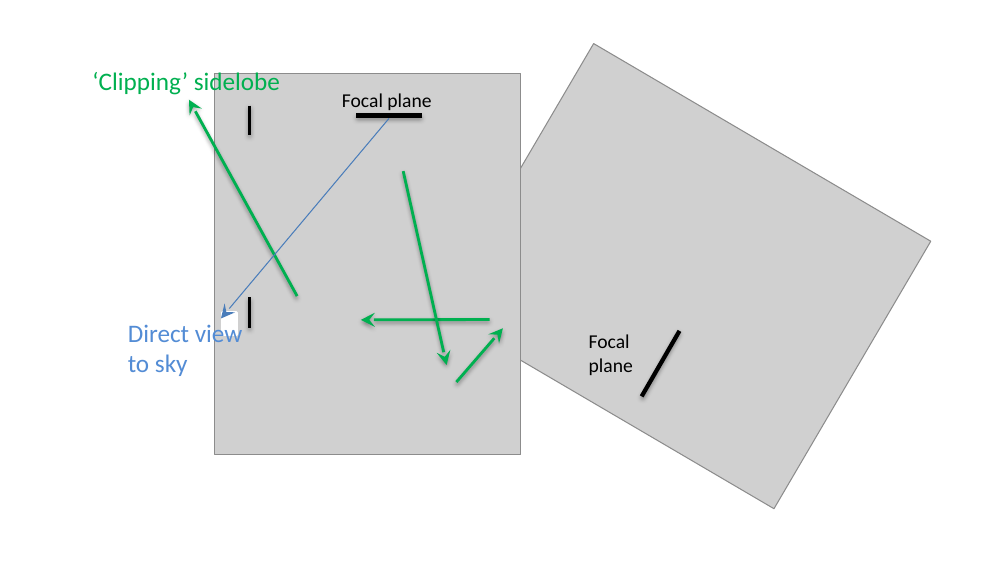
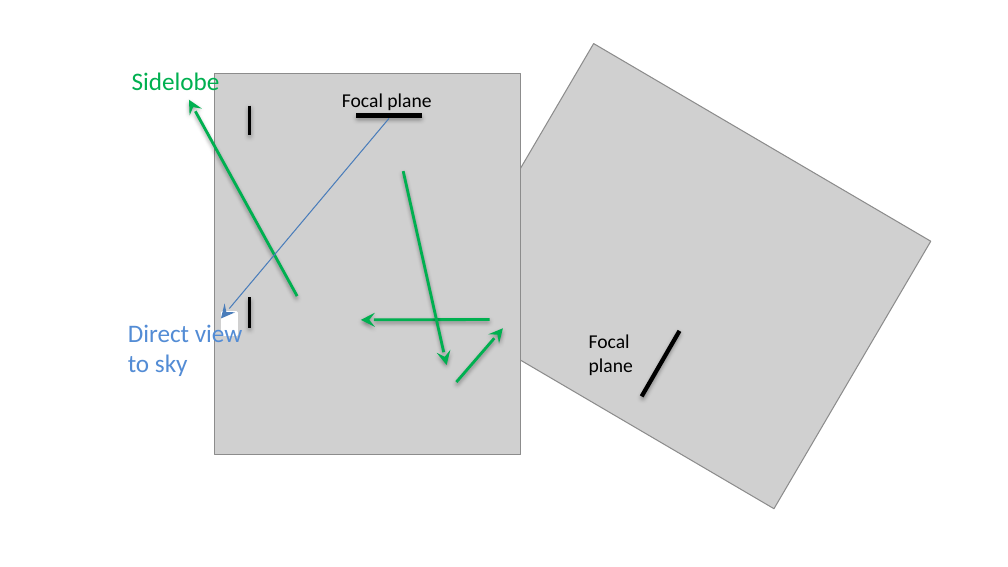
Before and after one commit to CMB-Probe/SPIE_optics_paper, a slide deck: slide 1 of editing_images/sidelobes.pptx. Drawn at 1008x567 pixels with LibreOffice and Linux fonts; fonts in the diff are those of the drawing; grey boxes stand for pictures. Boxes give left, top, right and bottom in pixels: in the first picture for what was removed or moved away, otherwise in the second. Text is boxed around its words. In the diff, an @@ line names an element or a change of style, - is before the commit and + after.

```diff
--- a/editing_images/sidelobes.pptx
+++ b/editing_images/sidelobes.pptx
@@ text at [132,72,220,96]: text changed @@
-‘Clipping’ sidelobe
+Sidelobe
```
Also in this commit, not shown: 8 other files.
